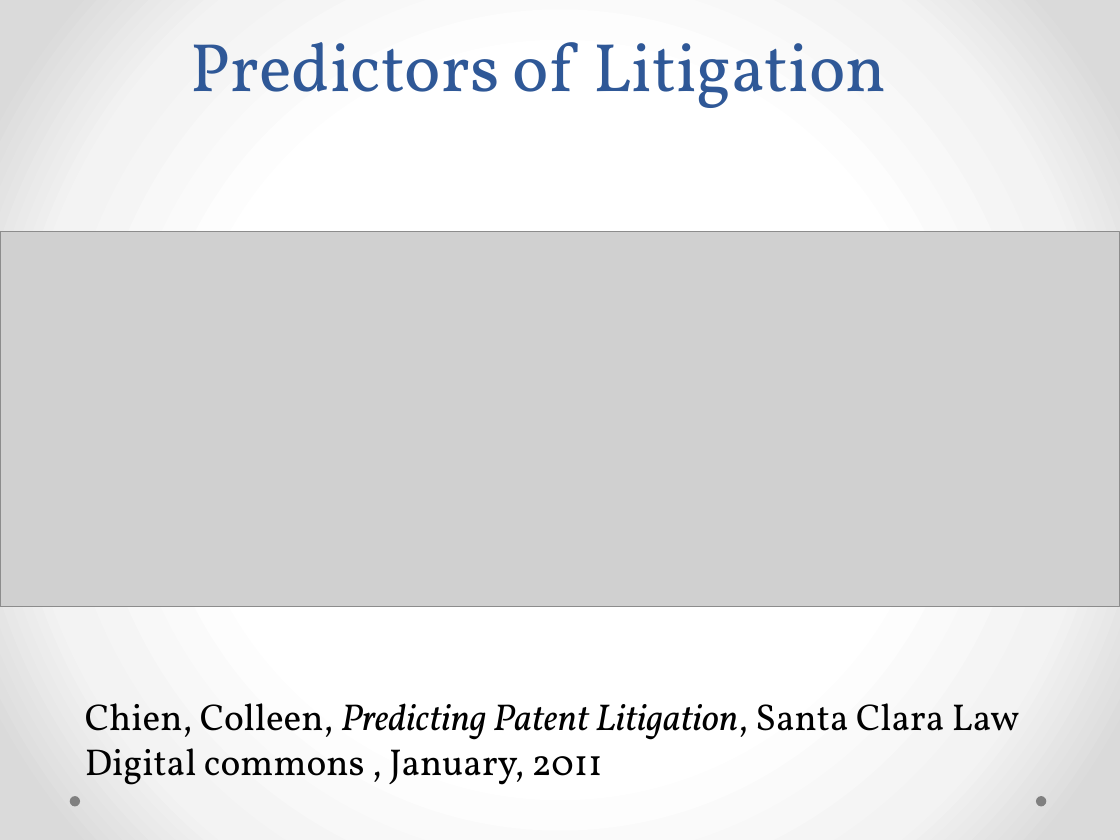
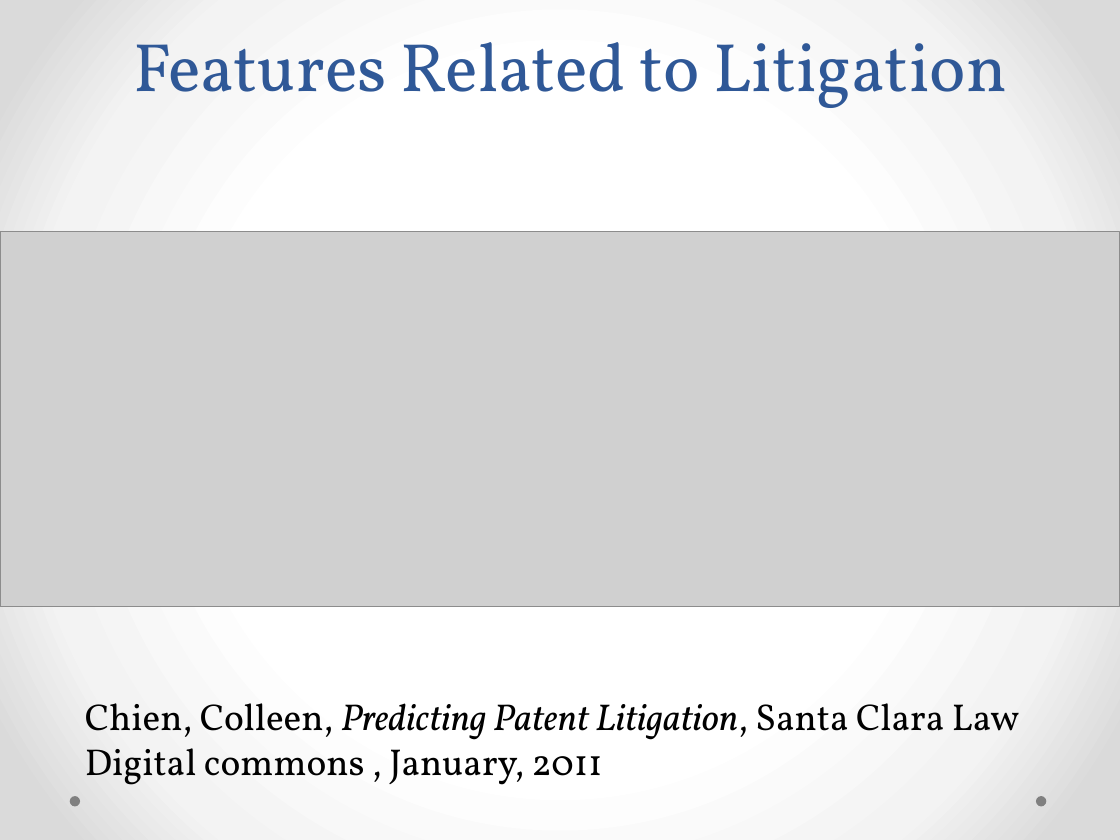
Before and after one commit to sswami2750/SwamiDataScience, a slide deck: slide 1 of Predictors.pptx. Drawn at 1120x840 pixels with LibreOffice and Linux fonts; fonts in the diff are those of the drawing; grey boxes stand for pictures. Boxes give left, top, right and bottom in pixels: in the first picture for what was removed or moved away, otherwise in the second. Text is boxed around its words. In the diff, an @@ line names an element or a change of style, - is before the commit and + after.

Commit message:
Ver2.1.2
Made changes to Project 2 slides

```diff
--- a/Predictors.pptx
+++ b/Predictors.pptx
@@ title at <box>133,42,1006,108</box>: text changed @@
-Predictors of Litigation
+Features Related to Litigation
```
Also in this commit, not shown: 5 other files.
